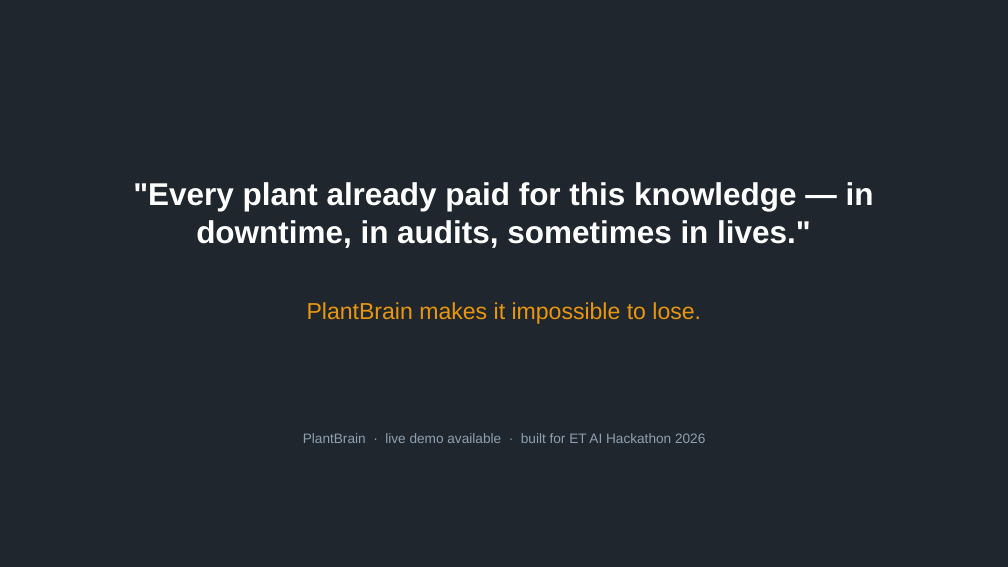
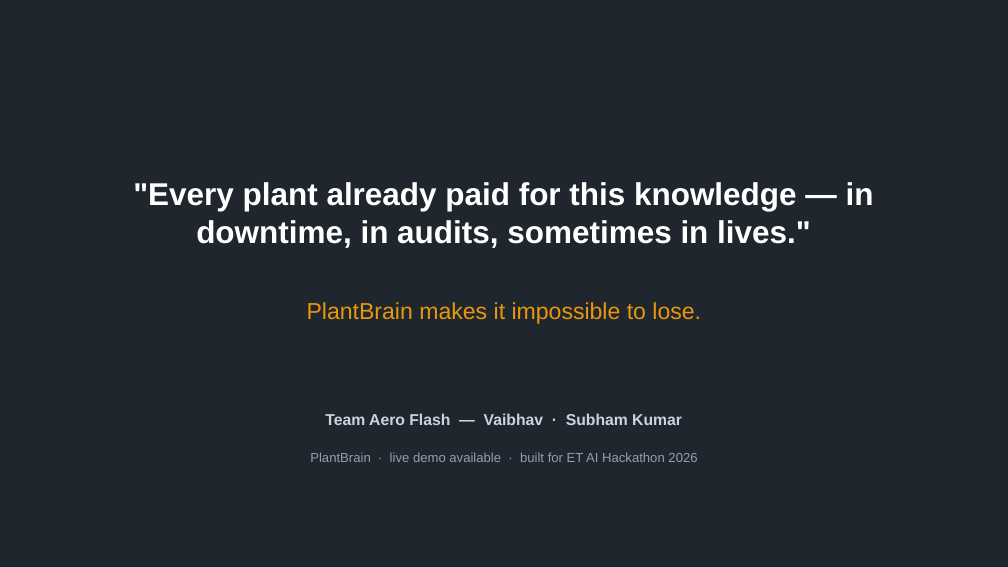
Before and after one commit to 919vaibhavyadav-oss/Plant-Brain, a slide deck: slide 10 of deck/PlantBrain_Pitch.pptx. Drawn at 1008x567 pixels with LibreOffice and Linux fonts; fonts in the diff are those of the drawing. Boxes give left, top, right and bottom in pixels: in the first picture for what was removed or moved away, otherwise in the second. Text is boxed around its words. In the diff, an @@ line names an element or a change of style, - is before the commit and + after.

Commit message:
Add Team Aero Flash (Vaibhav, Subham Kumar) to submission PDF and deck

```diff
--- a/deck/PlantBrain_Pitch.pptx
+++ b/deck/PlantBrain_Pitch.pptx
@@ text added at (x1=325, y1=413, x2=682, y2=425), 15 pt, text #C9D4DE, bold @@
+Team Aero Flash — Vaibhav · Subham Kumar
@@ text "PlantBrain · live demo available ..." moved from (x1=303, y1=433, x2=705, y2=443) to (x1=310, y1=452, x2=697, y2=462) @@
@@ text "PlantBrain · live demo available ..." at (x1=310, y1=452, x2=697, y2=462): size 13 to 12.5 pt @@
```
Also in this commit, not shown: 1 other slide changed, 3 other files.
